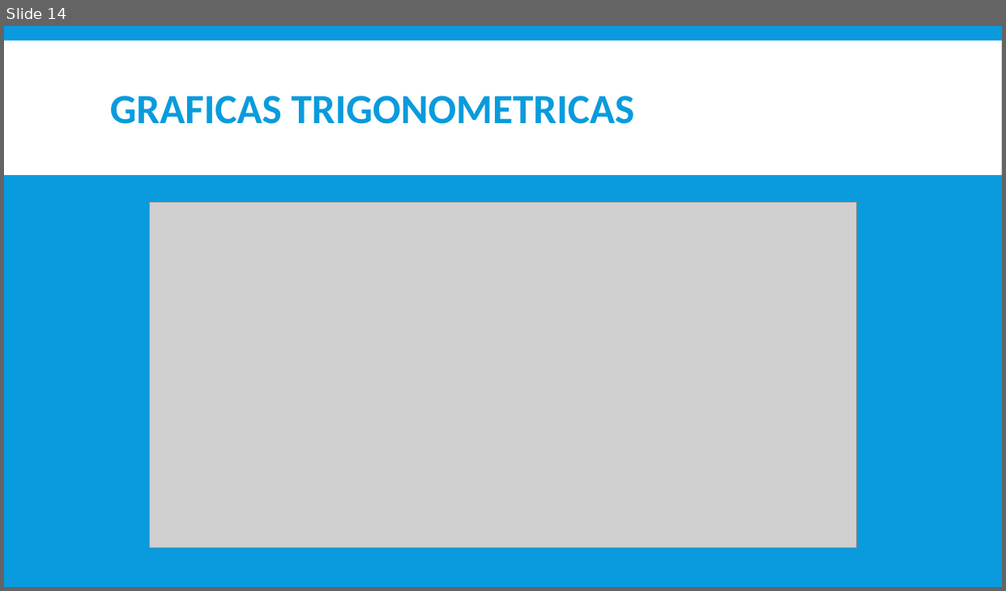
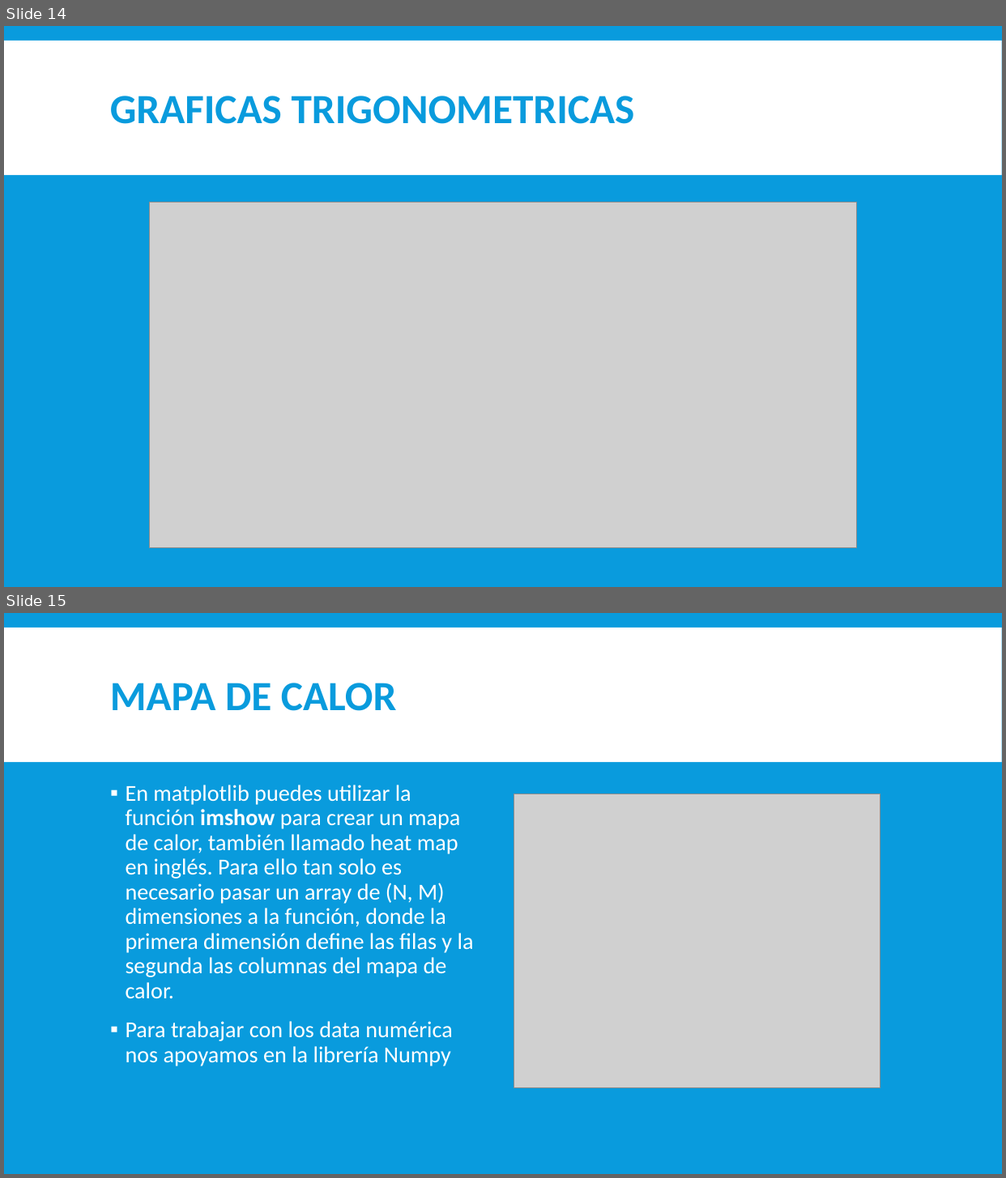
Before and after one commit to LuisOchoa1495/Graficos-Python, a slide deck: MATPLOTLIB_INTRODUCCION.pptx. Shown one above the other, each under a label of ours: slide 14 before the commit, slides 14 and 15 after it. The pictures are 1006x591 and 1006x1178 pixels, drawn with LibreOffice and Linux fonts; fonts in the diff are those of the drawing; grey boxes stand for pictures. Boxes give left, top, right and bottom in pixels: in the first picture for what was removed or moved away, otherwise in the second. Text is boxed around its words. In the diff, an @@ line names an element or a change of style, - is before the commit and + after.

```diff
--- a/MATPLOTLIB_INTRODUCCION.pptx
+++ b/MATPLOTLIB_INTRODUCCION.pptx
@@ slide 15 added at bbox=[4, 613, 1002, 1174], background #099BDD; not listed: 1 template element that a slide beside it also shows @@
@@ title added at bbox=[110, 683, 396, 711], 40 pt, text #099BDD, bold @@
+MAPA DE CALOR
@@ text added at bbox=[126, 785, 474, 1067], 22 pt, text #FFFFFF @@
+▪ En matplotlib puedes utilizar la función imshow para crear un mapa de calor, también llamado heat map en inglés. Para ello tan solo es necesario pasar un array de (N, M) dimensiones a la función, donde la primera dimensión define las filas y la segunda las columnas del mapa de calor.
+▪ Para trabajar con los data numérica nos apoyamos en la librería Numpy
@@ picture added at bbox=[513, 794, 880, 1088] @@
```
Also in this commit, not shown: 1 other slide added, 4 other files.
